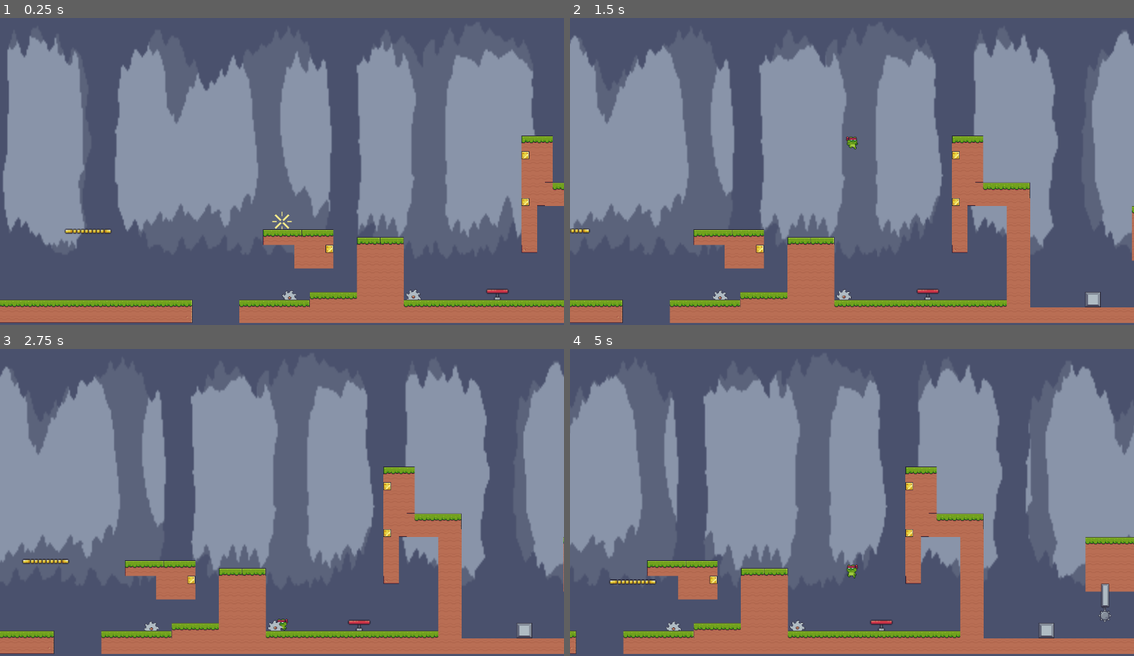
Above: before the commit, frames 1-4 (two rows, left to right).
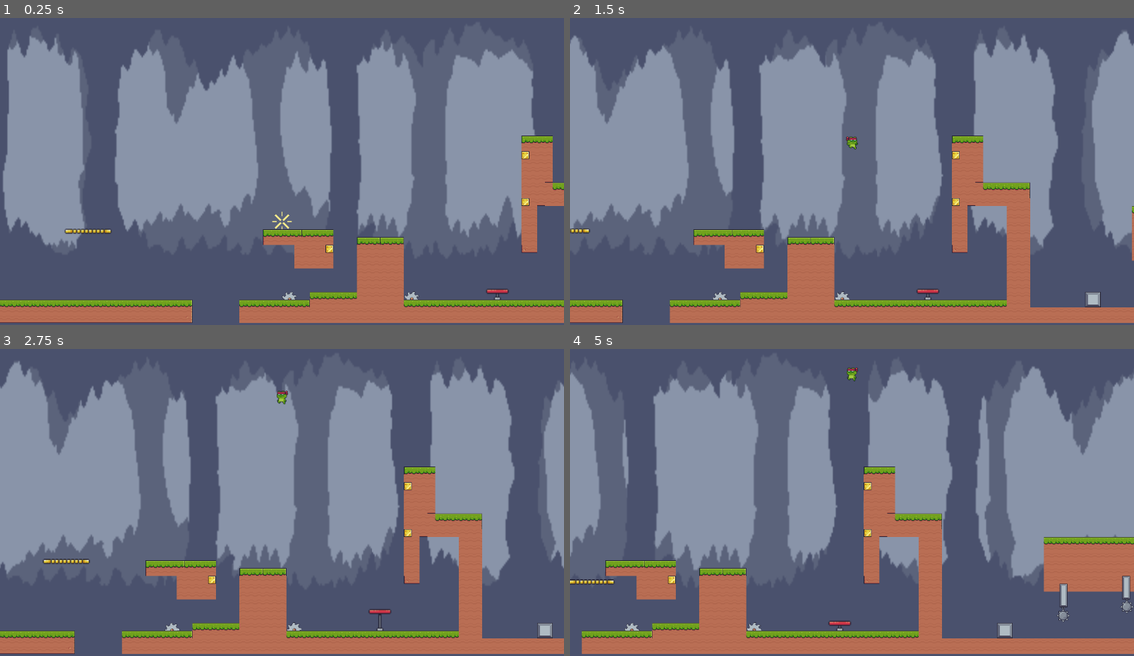
Above: after the commit, the same moments.

Repository: quimnuss/studentia-godot-a-cachos
Game: Godot game, scene res://Scenes/screens/Screen_1.tscn
Two runs of this game, one before a commit and one after it. Both use one fixed random seed, a clock stepped at 60 frames per second and the inputs below.
Inputs:
- Up to frame 1 (0.25 s): no input
- Up to frame 2 (1.5 s): tap Enter (ui_accept) at 0.5, 0.77 s; hold Right (ui_right) from 0.53 s (still down)
- Up to frame 3 (2.75 s): tap Enter (ui_accept) at 1.52 s; release Right (ui_right) at 2.03 s; hold Left (ui_left) from 2.03 s (still down)
- Up to frame 4 (5 s): release Left (ui_left) at 2.78 s; hold Right (ui_right) 2.78-4.28 s; tap Enter (ui_accept) at 3.02, 3.77, 4.52 s; hold Left (ui_left) from 4.28 s (still down)

The runs differ from the first frame. In frame 1, less than 0.1% of the frame differs, in the area x 49-75%, y 88-92%; in frame 2, less than 0.1%; in frame 3, 33%; in frame 4, 47%, in the area x 0-100%, y 5-100%.
Error before the commit: Invalid operands 'Nil' and 'float' in operator '*'. (res://Scenes/enemys/saw.gd:16)

Commit message:
fix: extends, collisions and typo

Diff:
--- a/Scenes/Enviroment/trampoline.gd
+++ b/Scenes/Enviroment/trampoline.gd
@@ -1,4 +1,4 @@
-extends Area2D
+extends Node2D
 
 func _ready() -> void:
 	pass
@@ -6,7 +6,7 @@
 func _process(_delta: float) -> void:
 	pass
 
-func _on_activation_area_body_entered(body: PhysicsBody2D) -> void:
+func _on_activation_area_body_entered(body: Node2D) -> void:
 	if body is CharacterBody2D:
 		$animaciones_trampolin.play("launch")
 		body.velocity.y = -1000
--- a/Scenes/Enviroment/trampoline.tscn
+++ b/Scenes/Enviroment/trampoline.tscn
@@ -98,13 +98,11 @@
 collision_mask = 16
 
 [node name="CollisionShape2D" type="CollisionShape2D" parent="activation_area"]
-visible = false
 modulate = Color(0.92549, 0.988235, 0.027451, 1)
 position = Vector2(-0.5, 3.75)
 shape = SubResource("RectangleShape2D_j3q6k")
 
 [node name="object_collision" type="StaticBody2D" parent="."]
-visible = false
 
 [node name="CollisionShape2D" type="CollisionShape2D" parent="object_collision"]
 position = Vector2(-0.5, 9)
--- a/Scenes/characters/ninja_frog.tscn
+++ b/Scenes/characters/ninja_frog.tscn
@@ -462,6 +462,7 @@
 height = 22.0
 
 [node name="ninja_frog" type="CharacterBody2D"]
+collision_layer = 17
 platform_floor_layers = 4294967056
 platform_wall_layers = 1
 script = ExtResource("1_ryw7m")
--- a/Scenes/enemys/saw.gd
+++ b/Scenes/enemys/saw.gd
@@ -4,7 +4,7 @@
 const SPEED = 200
 const RAY_FLOOR_POSITION_X = 60
 const RAY_WALLTARGET_POSITION_X = 60
-var gravity = ProjectSettings.get_setting("physics/2d/default_gravety")
+var gravity = ProjectSettings.get_setting("physics/2d/default_gravity")
 
 
 func _ready():
